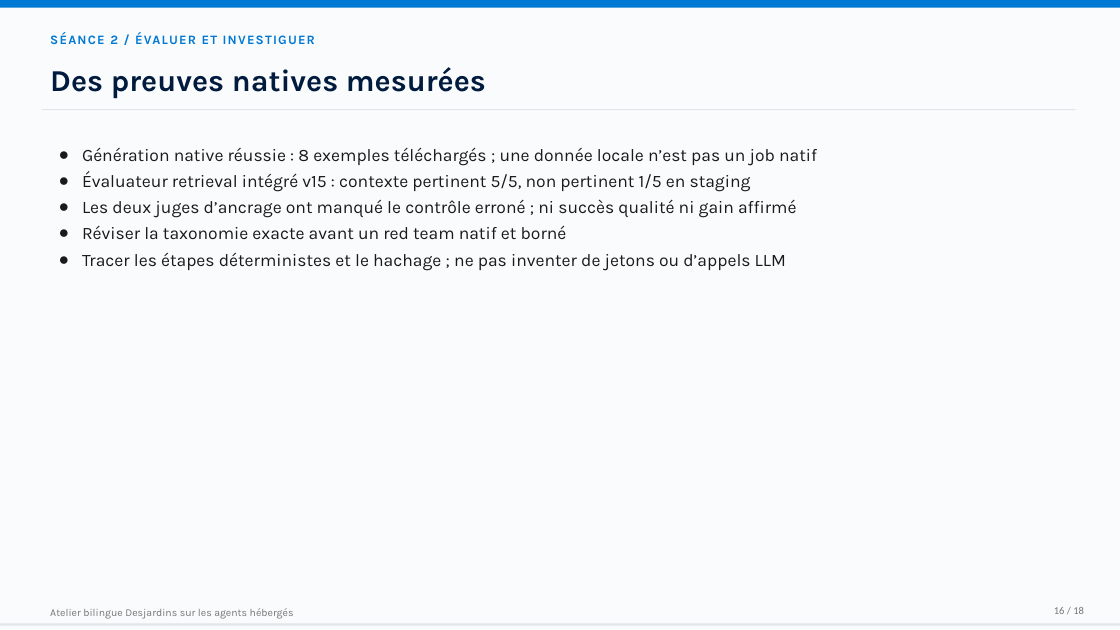
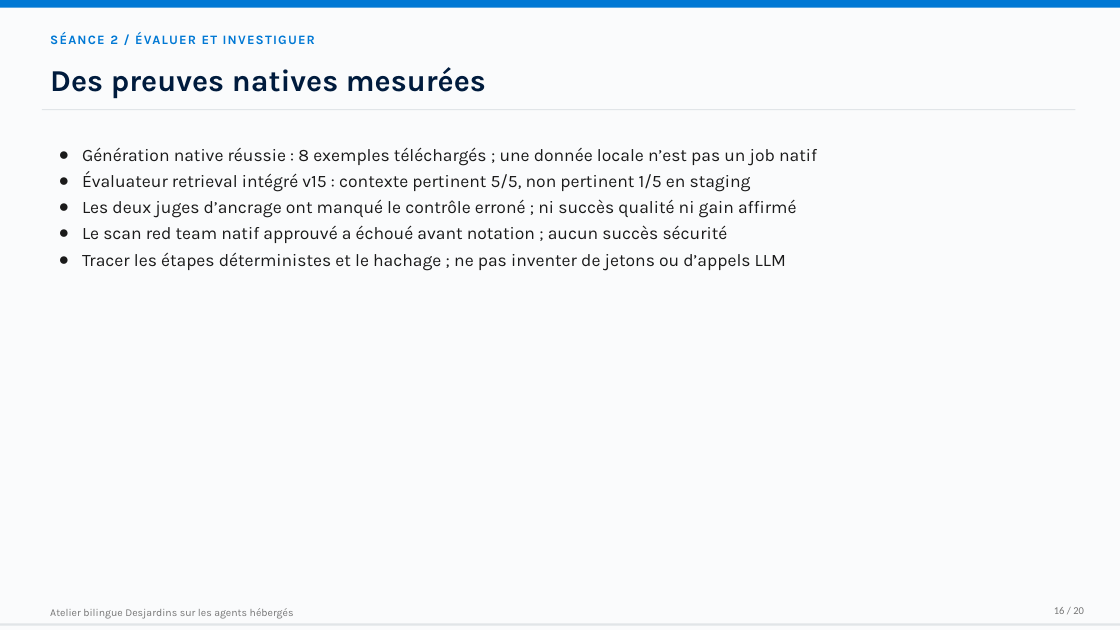
Before and after one commit to devopsabcs-engineering/foundry-hosted-agents-fsi, a slide deck: slide 16 of docs/assets/decks/foundry-hosted-agents-workshop-fsi-fr.pptx. Drawn at 1120x630 pixels with LibreOffice and Linux fonts; fonts in the diff are those of the drawing. Boxes give left, top, right and bottom in pixels: in the first picture for what was removed or moved away, otherwise in the second. Text is boxed around its words. In the diff, an @@ line names an element or a change of style, - is before the commit and + after.

```diff
--- a/docs/assets/decks/foundry-hosted-agents-workshop-fsi-fr.pptx
+++ b/docs/assets/decks/foundry-hosted-agents-workshop-fsi-fr.pptx
@@ text at box(82, 225, 728, 243): text changed @@
-● Réviser la taxonomie exacte avant un red team natif et borné
+● Le scan red team natif approuvé a échoué avant notation ; aucun succès sécurité
@@ text at box(1054, 607, 1084, 614): text changed @@
-16 / 18
+16 / 20
```
Also in this commit, not shown: 17 other slides changed, 2 slides added, 20 other files.
